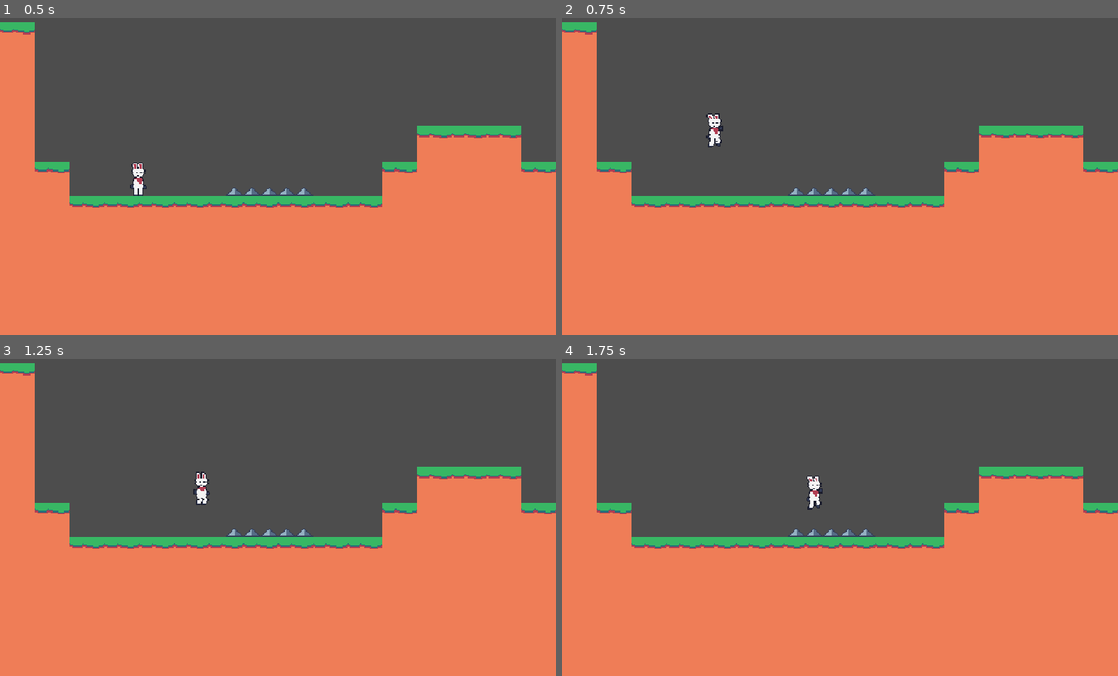
Above: before the commit, frames 1-4 (two rows, left to right).
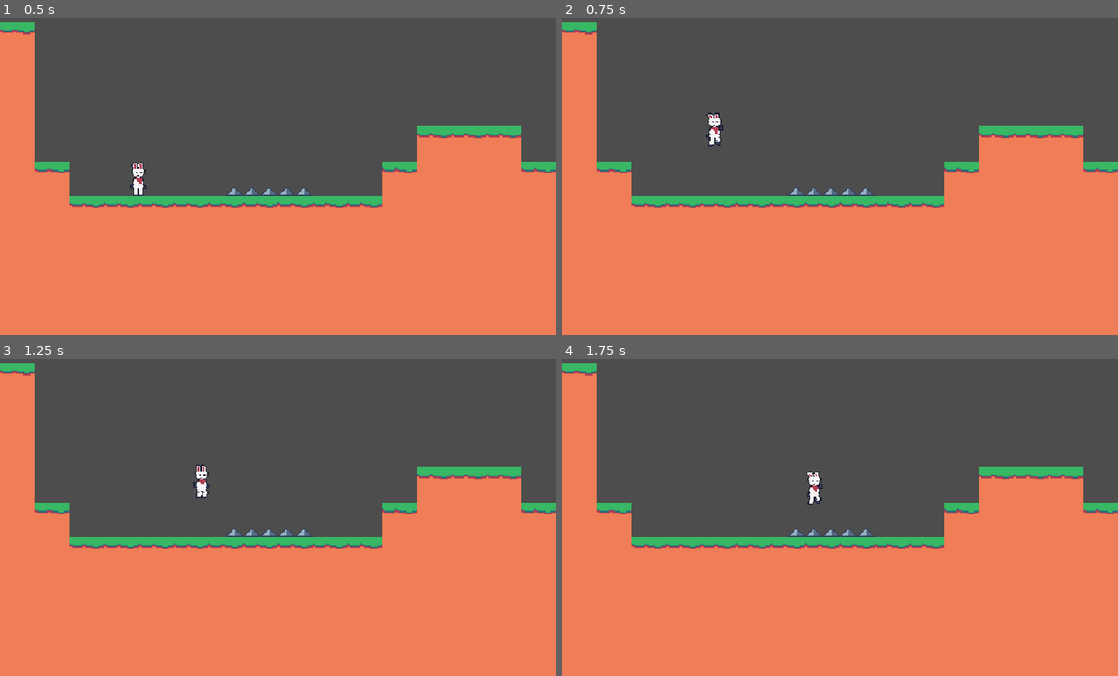
Above: after the commit, the same moments.

Repository: helladecimal/kaizo-plat
Game: Godot game, scene res://scenes/main.tscn
Two runs of this game, one before a commit and one after it. Both use one fixed random seed, a clock stepped at 60 frames per second and the inputs below.
Inputs (mouse positions are in pixels of both pictures, inside the frame that each line leads up to):
- Up to frame 1 (0.5 s): no input
- Up to frame 2 (0.75 s): tap Enter at 0.5 s; move the mouse to (962, 106) at 0.52 s; hold Right (Right) from 0.53 s (still down); hold Z (Jump) from 0.53 s (still down); click (962, 106) at 0.67 s
- Up to frame 3 (1.25 s): keep holding Right (Right); keep holding Z (Jump)
- Up to frame 4 (1.75 s): keep holding Right (Right); move the mouse to (728, 488) at 1.27 s; release Z (Jump) at 1.28 s; tap X (Run) at 1.35 s; tap Z (Jump) at 1.52, 1.55 s

Frame 1 is identical in both runs. In frame 2, less than 0.1% of the frame differs, in the area x 25-29%, y 29-41%; in frame 3, 0.2%, in the area x 34-38%, y 33-47%; in frame 4, 0.2%.

Commit message:
add jump buffering + change regrab

Diff:
--- a/scenes/player.gd
+++ b/scenes/player.gd
@@ -4,7 +4,7 @@
 const run_vel = 170.0
 const walk_accel = 12
 const run_accel = 8
-const jump_force = -240.0
+const jump_force = -300.0
 
 const ground_friction = 20
 const air_friction = 0
@@ -16,6 +16,7 @@
 
 @onready var sprite = $sprite
 @onready var coyote = $coyote
+@onready var buffer = $buffer
 @onready var hurtbox = $Hurtbox
 
 func sprite_process():
@@ -51,17 +52,21 @@
 	if currstate == states.Fall or currstate == states.Jump:
 		velocity.y += g * delta
 
+	if Input.is_action_just_pressed("Jump"):
+		buffer.start()
+
+
 	# Handle jump.
-	if Input.is_action_pressed("Jump") and (is_on_floor() or not coyote.is_stopped()): # bunnyhop, why not
+	if not buffer.is_stopped() and (is_on_floor() or not coyote.is_stopped()):
 		velocity.y = jump_force
 
 	if Input.is_action_just_released("Jump") and not is_on_floor() and velocity.y < 0:
 		velocity.y /= 2
 
 	if velocity.y > 0 and not is_on_floor():
-		var nudge = Input.get_axis("Up", "Down")
+		var nudge = float(Input.is_action_pressed("Jump"))
 
-		velocity.y += 8*(nudge)
+		velocity.y -= 5*(nudge)
 
 	# Get the input direction and handle the movement/deceleration.
 	# As good practice, you should replace UI actions with custom gameplay actions.
@@ -85,5 +90,5 @@
 
 	var was_on_floor = is_on_floor()
 	move_and_slide()
-	if was_on_floor and not is_on_floor():
+	if was_on_floor and not is_on_floor() and buffer.is_stopped():
 		coyote.start()
--- a/scenes/player.tscn
+++ b/scenes/player.tscn
@@ -100,3 +100,7 @@
 [node name="shape" type="CollisionShape2D" parent="Hurtbox" unique_id=903548151]
 shape = SubResource("RectangleShape2D_yf5fn")
 debug_color = Color(0.99215686, 0, 0, 0.41960785)
+
+[node name="buffer" type="Timer" parent="." unique_id=1828875125]
+wait_time = 0.1
+one_shot = true
